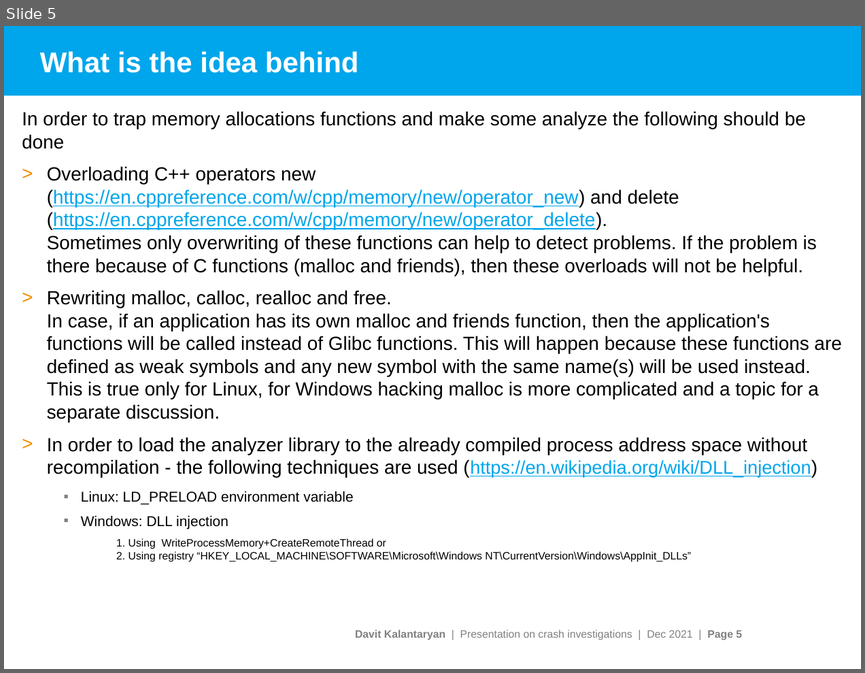
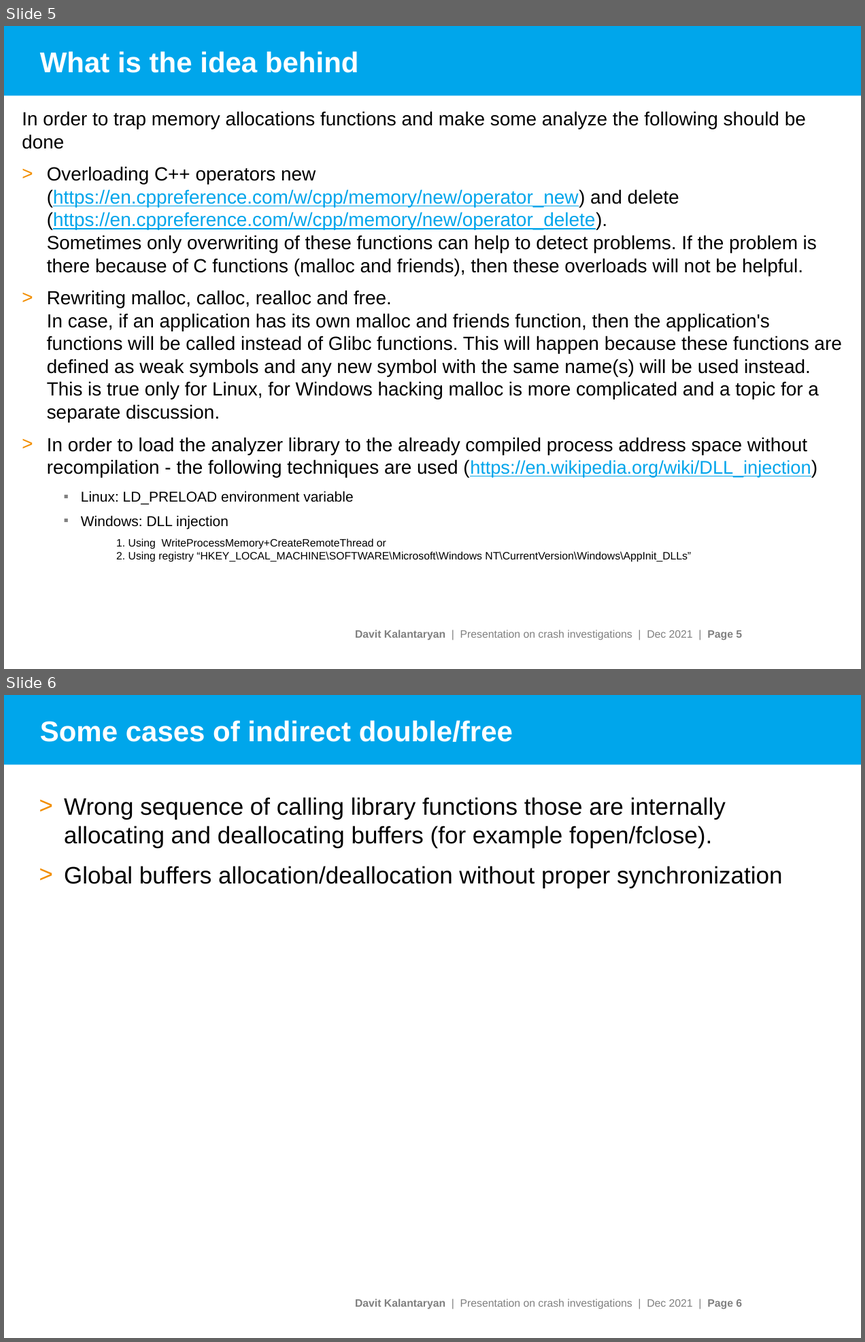
Before and after one commit to davitkalantaryan/old-crash_investigator, a slide deck: docs/crash_investigations.pptx. Shown one above the other, each under a label of ours: slide 5 before the commit, slides 5 and 6 after it. The pictures are 865x673 and 865x1342 pixels, drawn with LibreOffice and Linux fonts; fonts in the diff are those of the drawing; background and template pictures are left out. Boxes give left, top, right and bottom in pixels: in the first picture for what was removed or moved away, otherwise in the second. Text is boxed around its words. In the diff, an @@ line names an element or a change of style, - is before the commit and + after.

```diff
--- a/docs/crash_investigations.pptx
+++ b/docs/crash_investigations.pptx
@@ slide 6 added at (x1=4, y1=695, x2=861, y2=1338), background #FFFFFF; not listed: 2 template elements that a slide beside it also shows @@
@@ title added at (x1=40, y1=720, x2=513, y2=742), 24 pt, text #FFFFFF, bold @@
+Some cases of indirect double/free
@@ text added at (x1=64, y1=797, x2=782, y2=888), 20 pt, text #000000 @@
+> Wrong sequence of calling library functions those are internally allocating and deallocating buffers (for example fopen/fclose).
+> Global buffers allocation/deallocation without proper synchronization
```
Also in this commit, not shown: 1 slide changed.
